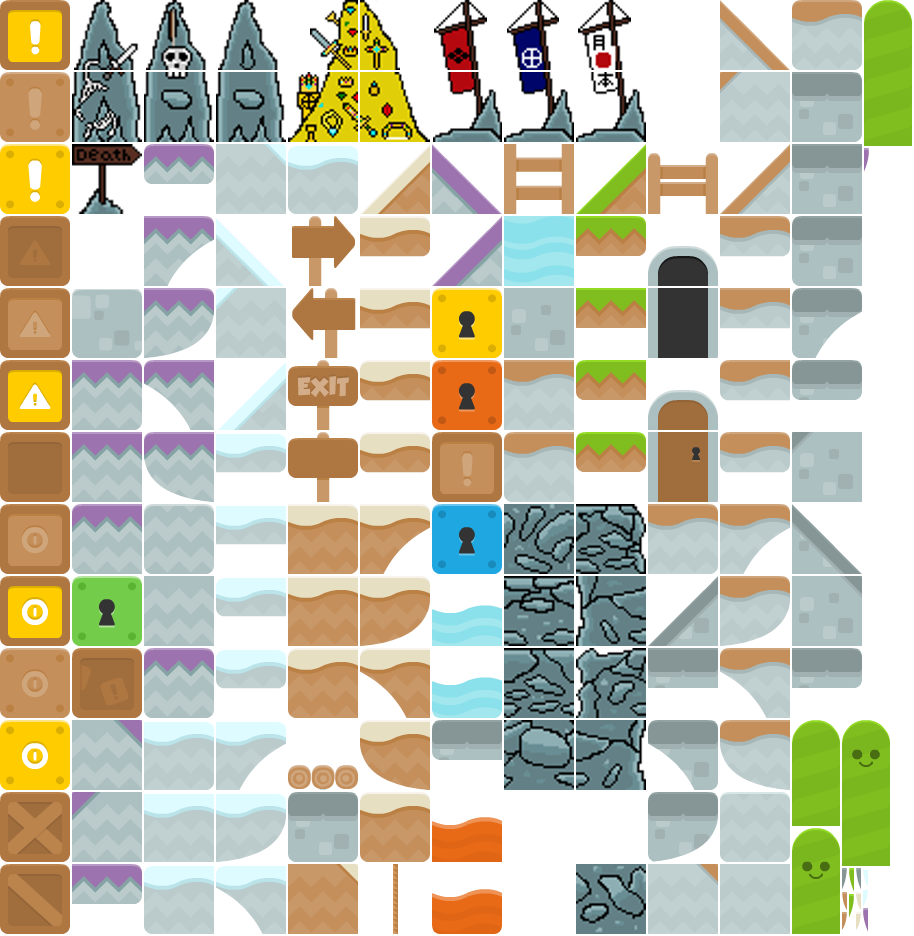
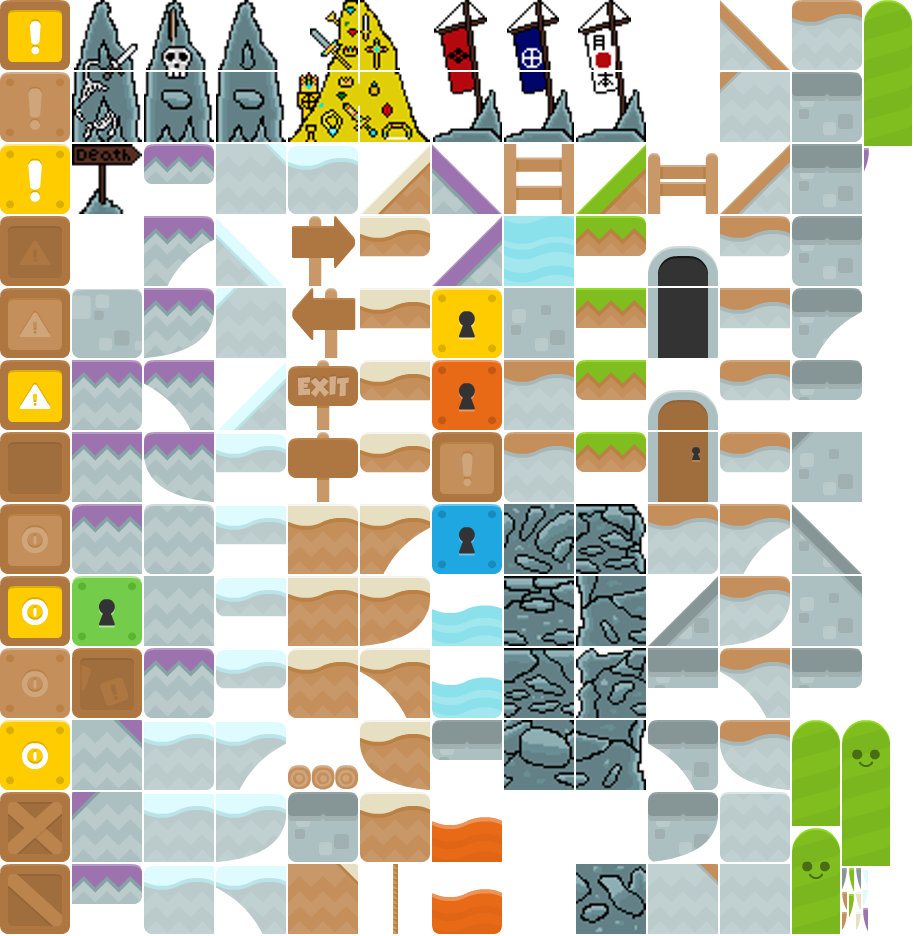
Revision of a layered 914×936 image; what changed, layer by layer:
painted on "Gold1.png" over [349, 83, 360, 107]
